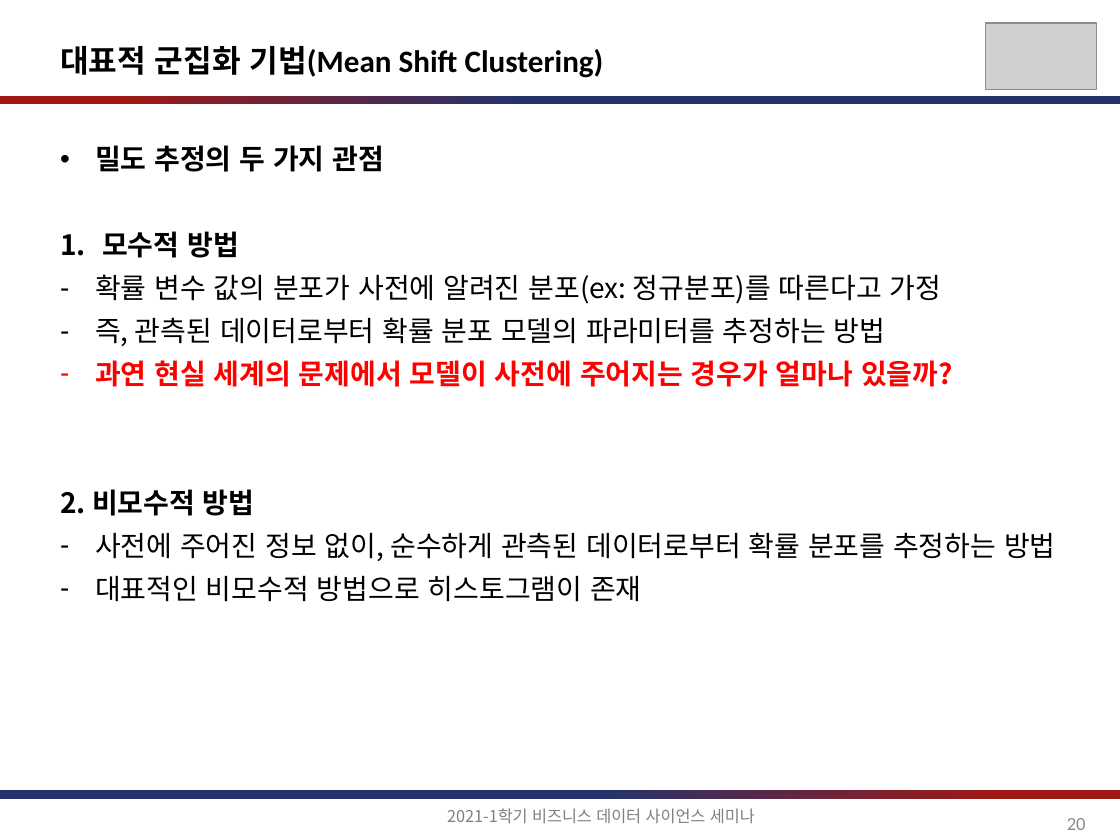
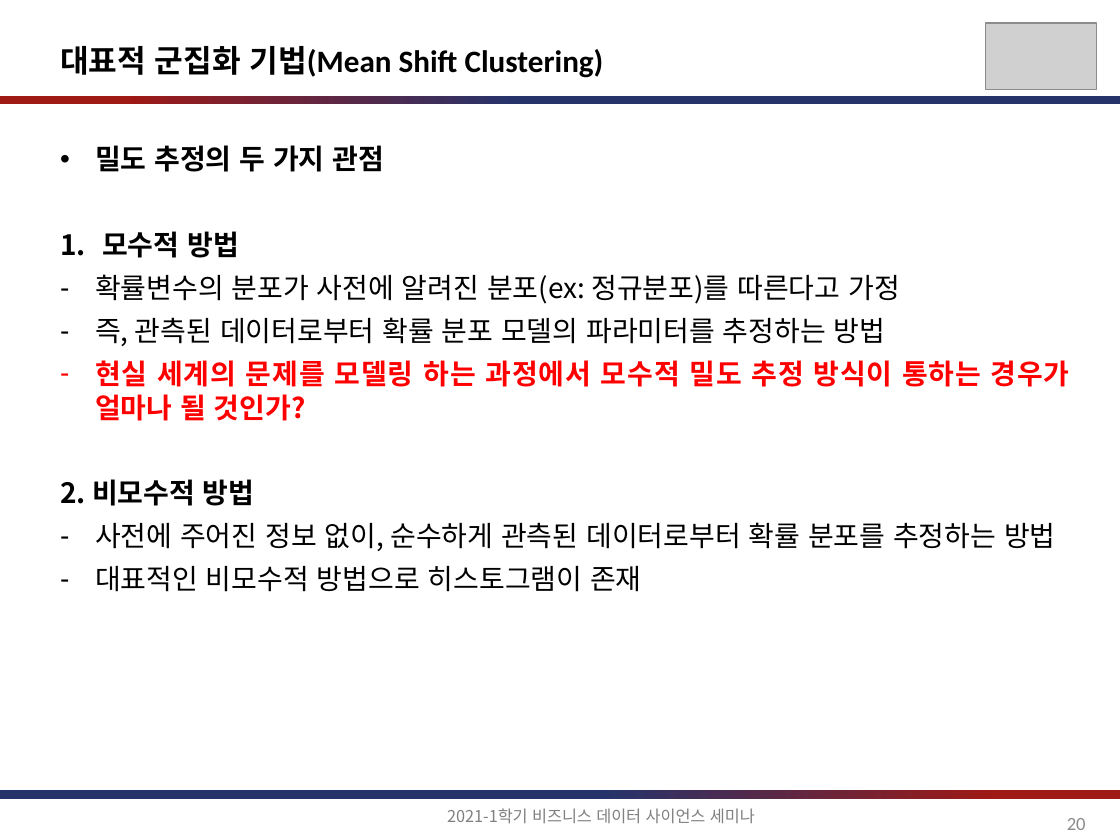
Before and after one commit to jihoahn9303/Seminar_For_Business_DS, a slide deck: slide 20 of document/비즈니스를_위한_데이터과학_6장.pptx. Drawn at 1120x840 pixels with LibreOffice and Linux fonts; fonts in the diff are those of the drawing; grey boxes stand for pictures. Boxes give left, top, right and bottom in pixels: in the first picture for what was removed or moved away, otherwise in the second. Text is boxed around its words. In the diff, an @@ line names an element or a change of style, - is before the commit and + after.

```diff
--- a/document/비즈니스를_위한_데이터과학_6장.pptx
+++ b/document/비즈니스를_위한_데이터과학_6장.pptx
@@ text at [95,274,900,304]: text changed @@
-– 확률 변수 값의 분포가 사전에 알려진 분포(ex: 정규분포)를 따른다고 가정
+– 확률변수의 분포가 사전에 알려진 분포(ex: 정규분포)를 따른다고 가정
@@ text at [95,360,1070,421]: text changed @@
-– 과연 현실 세계의 문제에서 모델이 사전에 주어지는 경우가 얼마나 있을까?
+– 현실 세계의 문제를 모델링 하는 과정에서 모수적 밀도 추정 방식이 통하는 경우가 얼마나 될 것인가?
```
Also in this commit, not shown: 25 other slides changed.
